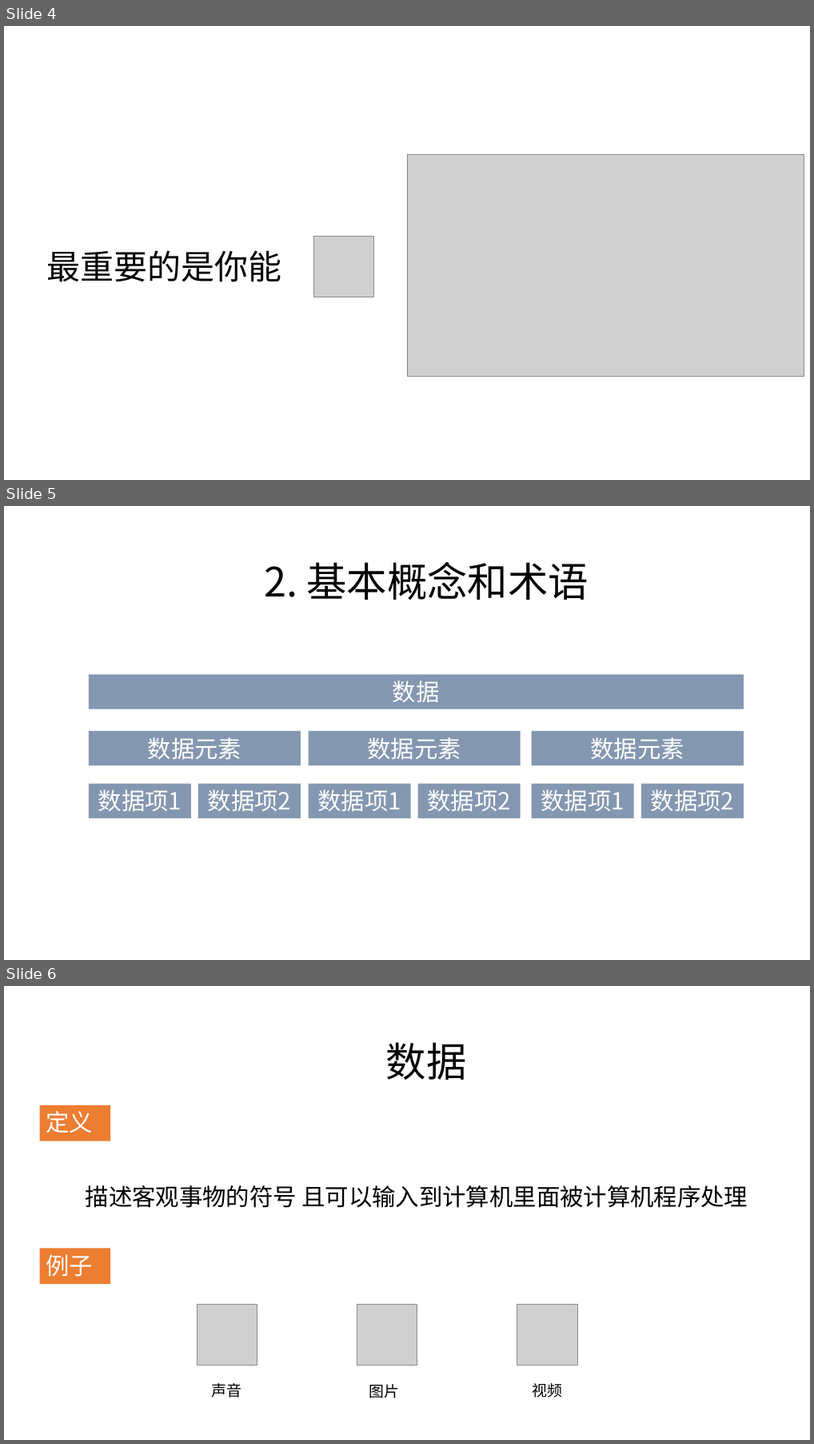
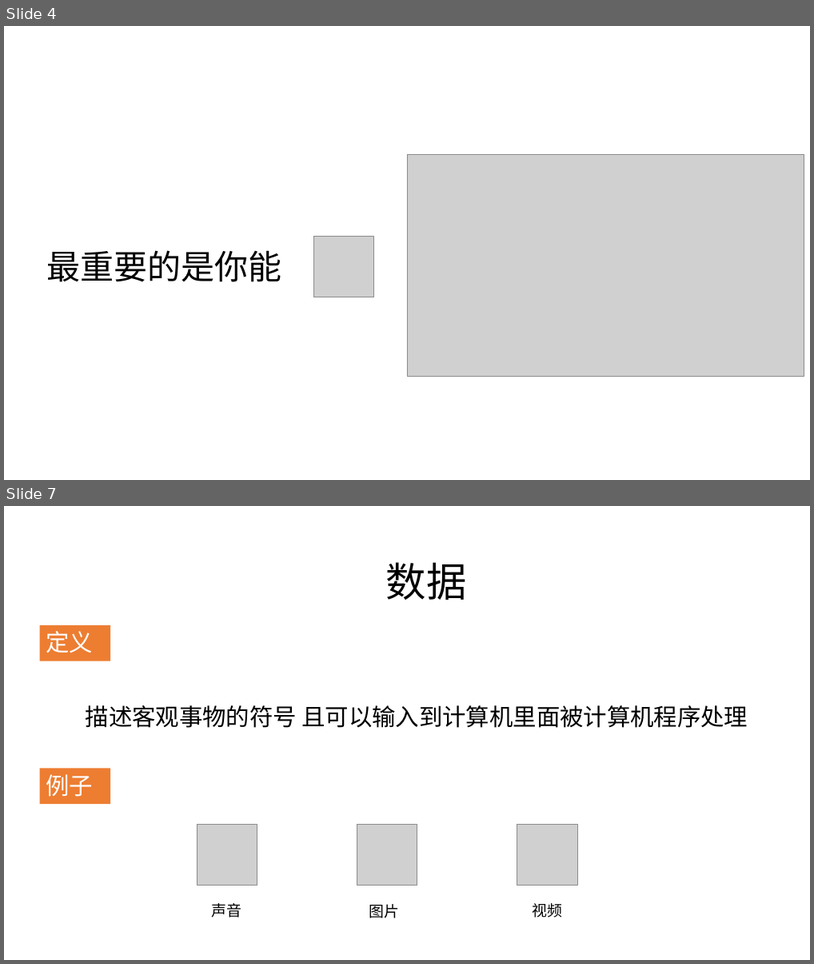
Before and after one commit to zjyesir/hmc_java_1, a slide deck: 1.1绪论.pptx. Shown one above the other, each under a label of ours: slides 4, 5 and 6 before the commit, slides 4 and 7 after it; the slides between them are not shown. The pictures are 814x1444 and 814x964 pixels, drawn with LibreOffice and Linux fonts; fonts in the diff are those of the drawing; grey boxes stand for pictures; background and template pictures are left out. Boxes give left, top, right and bottom in pixels: in the first picture for what was removed or moved away, otherwise in the second. Text is boxed around its words. In the diff, an @@ line names an element or a change of style, - is before the commit and + after.

```diff
--- a/1.1绪论.pptx
+++ b/1.1绪论.pptx
@@ slide 5 removed at [4,506,810,960], background picture (left out) @@
@@ text removed at [264,562,589,600] @@
-2. 基本概念和术语
@@ rectangle removed at [89,674,744,708] @@
-数据
@@ rectangle removed at [89,731,301,765] @@
-数据元素
@@ rectangle removed at [308,731,521,765] @@
-数据元素
@@ rectangle removed at [532,731,745,765] @@
-数据元素
@@ rectangle removed at [89,783,191,817] @@
-数据项1
@@ rectangle removed at [198,783,301,817] @@
-数据项2
@@ rectangle removed at [308,783,410,817] @@
-数据项1
@@ rectangle removed at [418,783,521,817] @@
-数据项2
@@ rectangle removed at [532,783,634,817] @@
-数据项1
@@ rectangle removed at [642,783,744,817] @@
-数据项2
@@ what was slide 6 is now slide 7 @@
```
Also in this commit, not shown: 8 slides added, 3 other slides removed, 1 other file.
